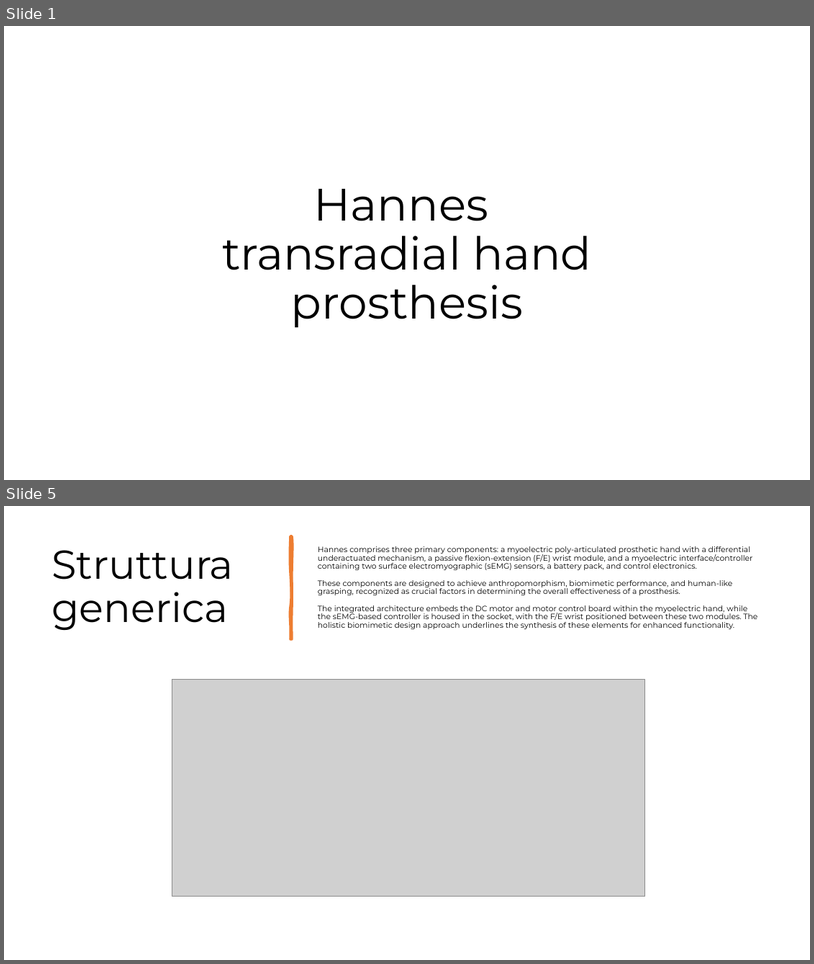
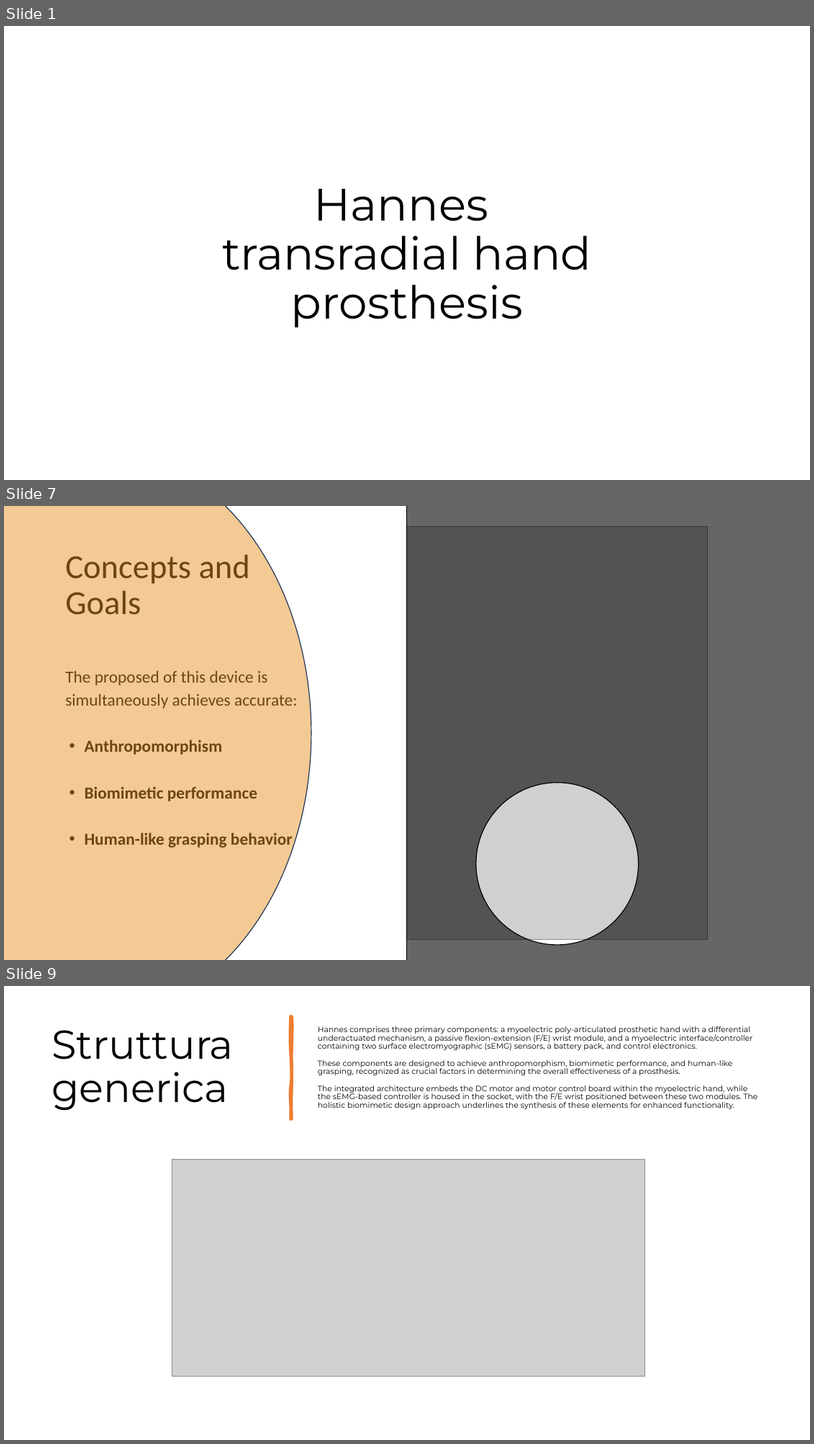
Before and after one commit to IvanTerrile/Biomedical-Robotics, a slide deck: Materiale per presentazione/Hannes Transradial Hand.pptx. Shown one above the other, each under a label of ours: slides 1 and 5 before the commit, slides 1, 7 and 9 after it; the slides between them are not shown. The pictures are 814x964 and 814x1444 pixels, drawn with LibreOffice and Linux fonts; fonts in the diff are those of the drawing; grey boxes stand for pictures; background and template pictures are left out. Boxes give left, top, right and bottom in pixels: in the first picture for what was removed or moved away, otherwise in the second. Text is boxed around its words. In the diff, an @@ line names an element or a change of style, - is before the commit and + after.

```diff
--- a/Materiale per presentazione/Hannes Transradial Hand.pptx
+++ b/Materiale per presentazione/Hannes Transradial Hand.pptx
@@ slide 7 added at [4, 506, 810, 960], background #FFFFFF @@
@@ ellipse added at [4, 506, 311, 960], fill #E79221 at 48% opacity, outline #1E3256 1 pt @@
@@ picture added at [407, 526, 707, 939] @@
@@ freeform shape added at [407, 506, 810, 960], fill #000000 at 60% opacity, outline #000000 1 pt @@
@@ title added at [65, 554, 250, 615], 40 pt, text #000000 @@
+Concepts and Goals
@@ text added at [65, 671, 297, 849], 20 pt, text #000000, bold @@
+The proposed of this device is
+simultaneously achieves accurate:
+• Anthropomorphism
+• Biomimetic performance
+• Human-like grasping behavior
@@ what was slide 5 is now slide 9 @@
```
Also in this commit, not shown: 3 slides changed, 5 other slides added.
